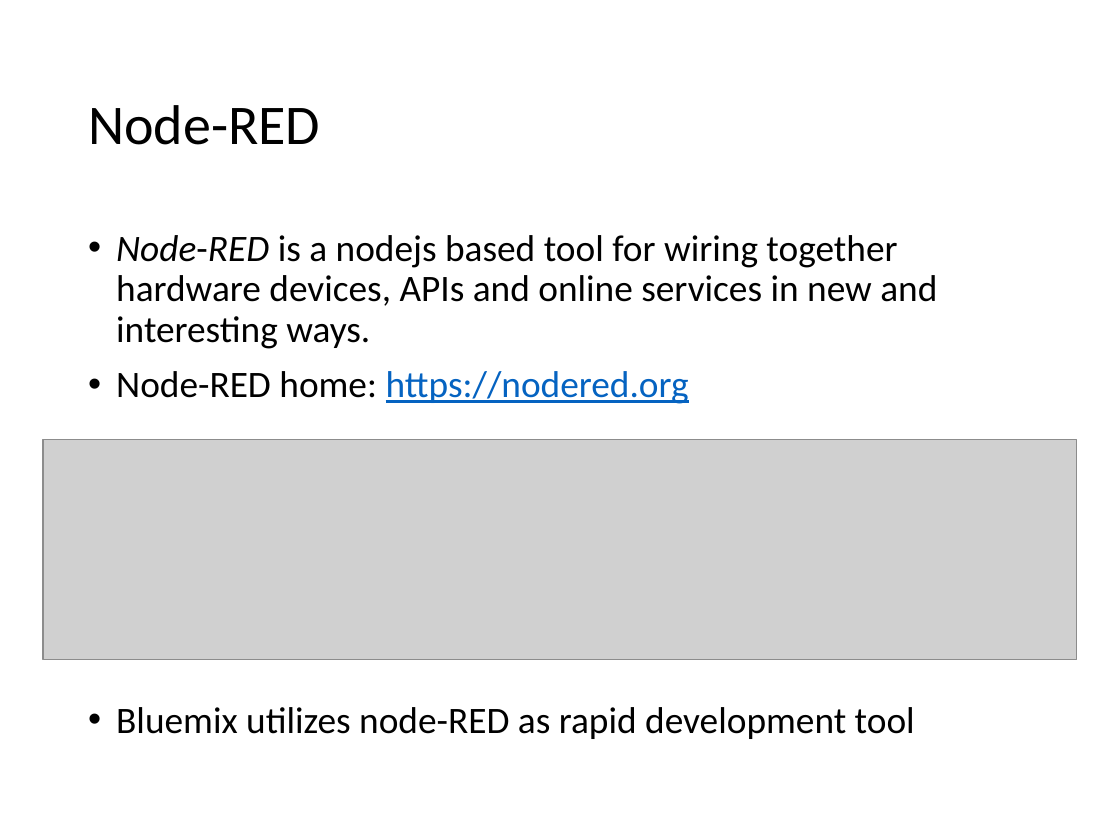
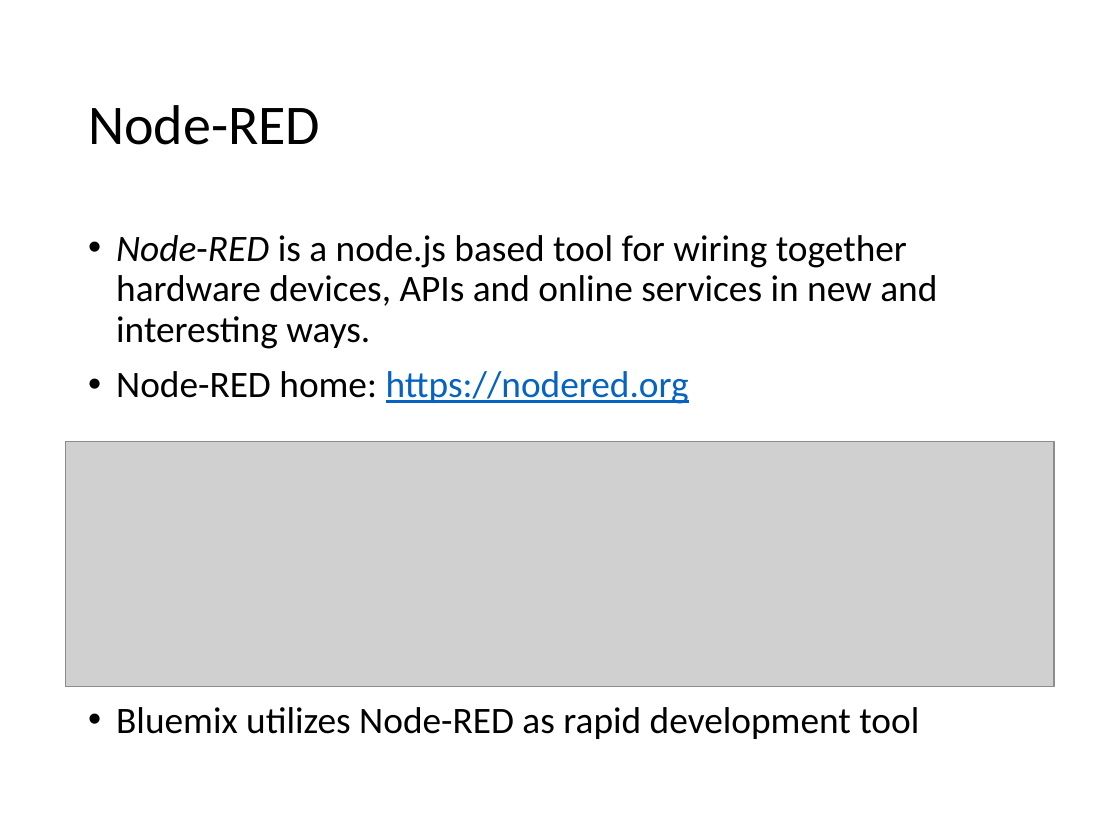
Before and after one commit to cdeck3r/IoTBluemixTutorial, a slide deck: slide 25 of Slides/IoTBluemixTutorial.pptx. Drawn at 1120x840 pixels with LibreOffice and Linux fonts; fonts in the diff are those of the drawing; grey boxes stand for pictures. Boxes give left, top, right and bottom in pixels: in the first picture for what was removed or moved away, otherwise in the second. Text is boxed around its words. In the diff, an @@ line names an element or a change of style, - is before the commit and + after.

```diff
--- a/Slides/IoTBluemixTutorial.pptx
+++ b/Slides/IoTBluemixTutorial.pptx
@@ text at bbox=[116, 235, 937, 349]: text changed @@
-• Node-RED is a nodejs based tool for wiring together hardware devices, APIs and online services in new and interesting ways.
+• Node-RED is a node.js based tool for wiring together hardware devices, APIs and online services in new and interesting ways.
@@ picture: place and size @@
-picture at bbox=[43, 439, 1076, 660]
+picture at bbox=[66, 441, 1054, 687]
@@ text at bbox=[116, 707, 919, 739]: text changed @@
-• Bluemix utilizes node-RED as rapid development tool
+• Bluemix utilizes Node-RED as rapid development tool
```
Also in this commit, not shown: 3 other slides changed, 1 slide added, 1 slide removed.
